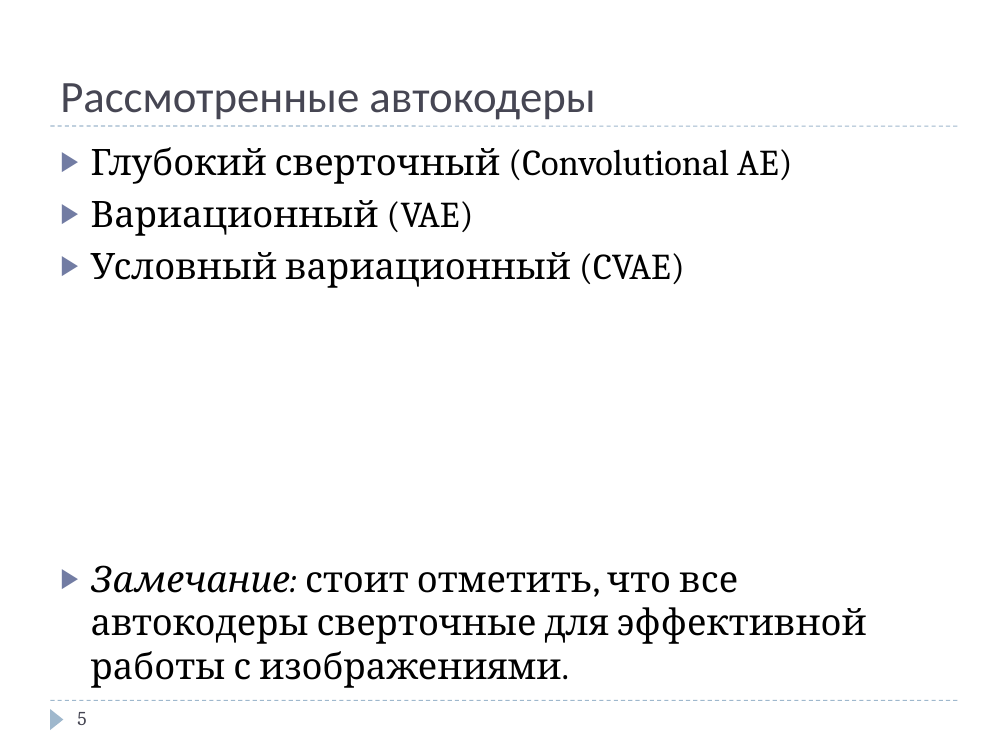
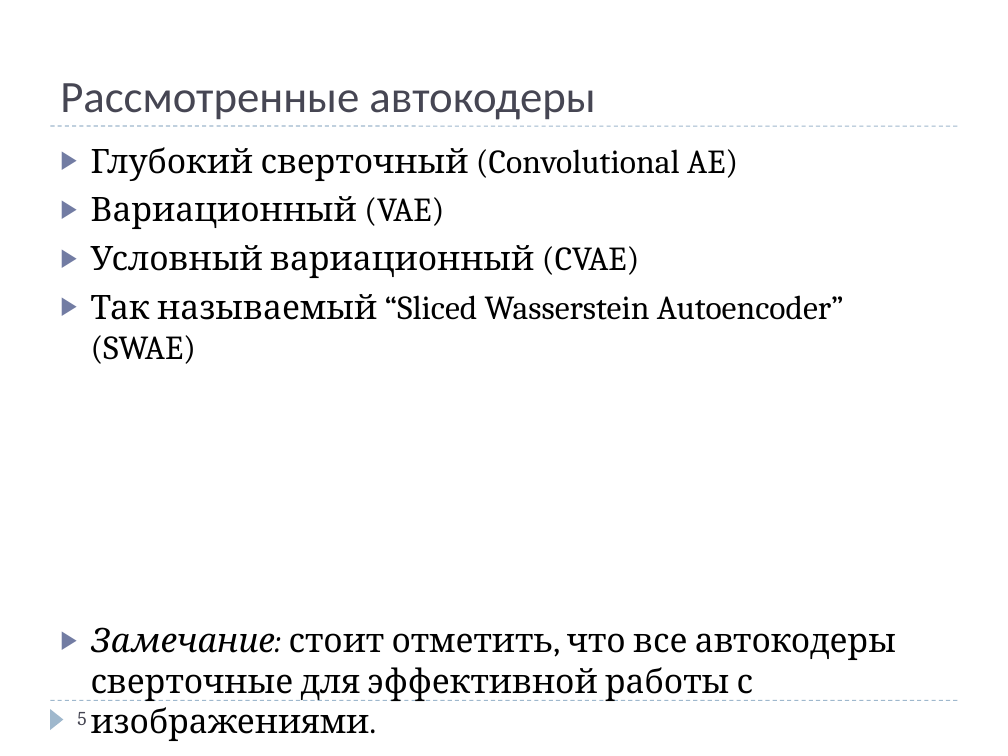
Before and after one commit to Ppasha9/ganfasttraining, a slide deck: slide 5 of presentations/FastGanTraining_Denisov_Pavel.pptx. Drawn at 1008x756 pixels with LibreOffice and Linux fonts; fonts in the diff are those of the drawing. Boxes give left, top, right and bottom in pixels: in the first picture for what was removed or moved away, otherwise in the second. Text is boxed around its words. In the diff, an @@ line names an element or a change of style, - is before the commit and + after.

```diff
--- a/presentations/FastGanTraining_Denisov_Pavel.pptx
+++ b/presentations/FastGanTraining_Denisov_Pavel.pptx
@@ text at [91,147,896,741]: size 26 to 24.1 pt in "Глубокий сверточный (Convolutional AE)", "Вариационный (VAE)", "Условный вариационный (CVAE)", "Замечание: стоит отметить, что все автокодеры сверточные ..." @@
@@ text at [91,294,844,364]: paragraph added @@
+▶ Так называемый “Sliced Wasserstein Autoencoder” (SWAE)
```
Also in this commit, not shown: 3 other slides changed, 8 slides added, 1 other file.
